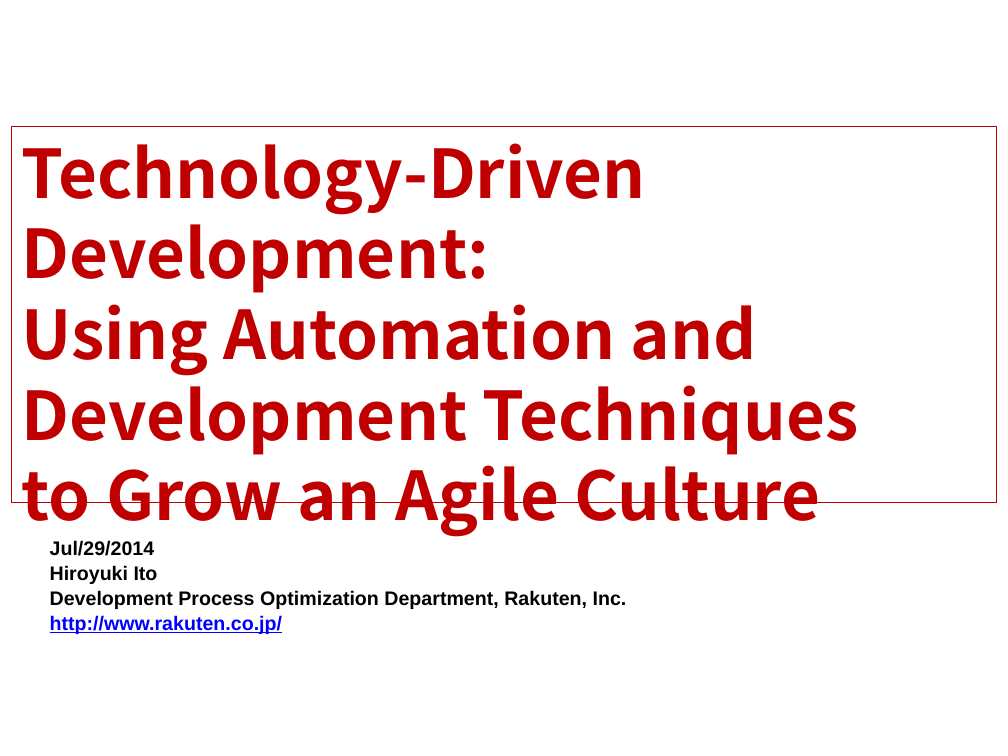
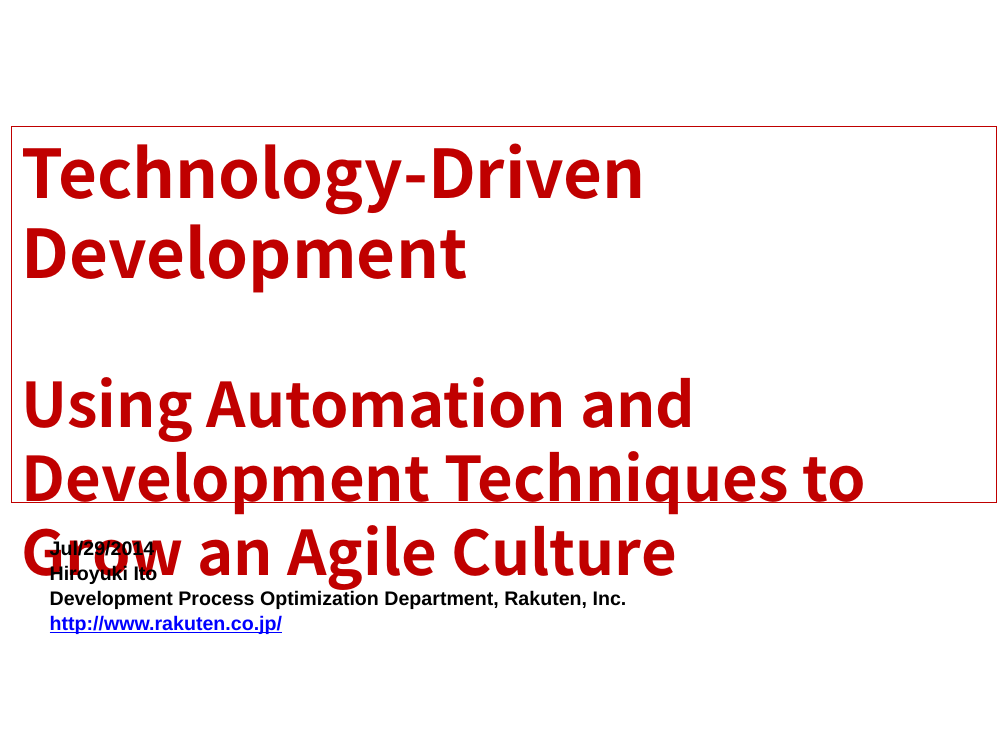
Before and after one commit to hageyahhoo/agile2014, a slide deck: slide 1 of presentations/TechnologyDrivenDevelopment.pptx. Drawn at 1008x756 pixels with LibreOffice and Linux fonts; fonts in the diff are those of the drawing; background and template pictures are left out. Boxes give left, top, right and bottom in pixels: in the first picture for what was removed or moved away, otherwise in the second. Text is boxed around its words. In the diff, an @@ line names an element or a change of style, - is before the commit and + after.

```diff
--- a/presentations/TechnologyDrivenDevelopment.pptx
+++ b/presentations/TechnologyDrivenDevelopment.pptx
@@ text in rectangle at [22, 143, 866, 591]: text changed; size 48 to 44 pt @@
-Technology-Driven Development:
-Using Automation and Development Techniques
-to Grow an Agile Culture
+Technology-Driven Development
+Using Automation and Development Techniques to Grow an Agile Culture
```
Also in this commit, not shown: 1 other slide changed, 1 other file.
